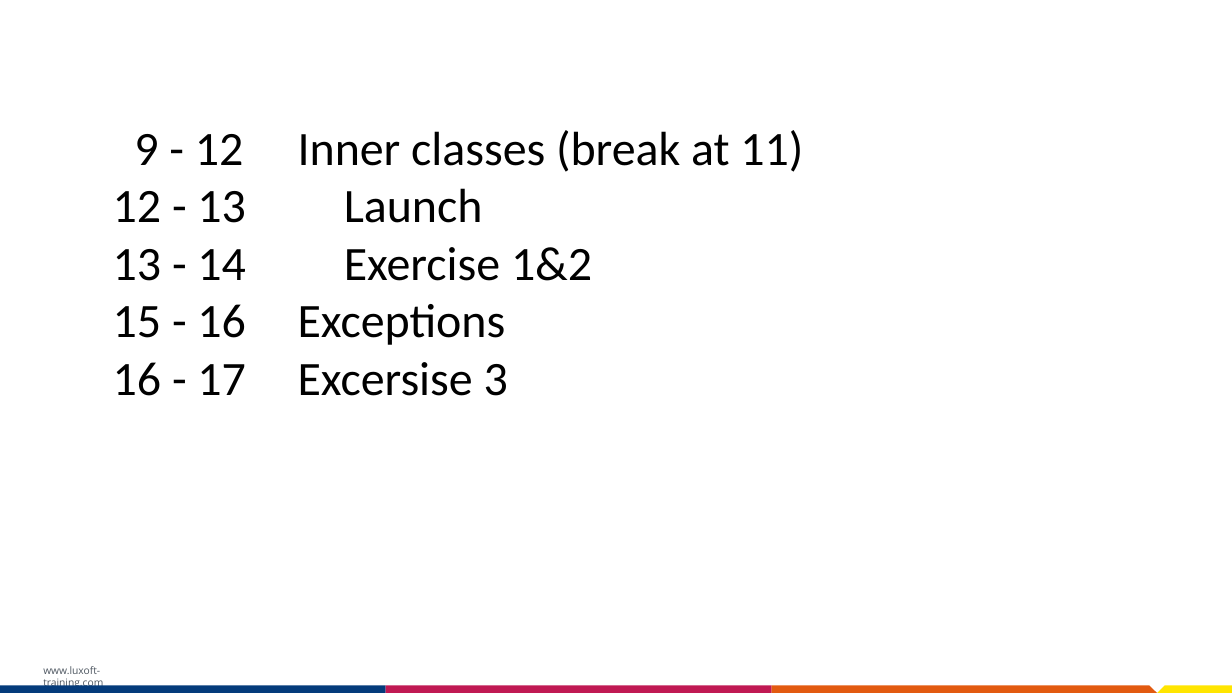
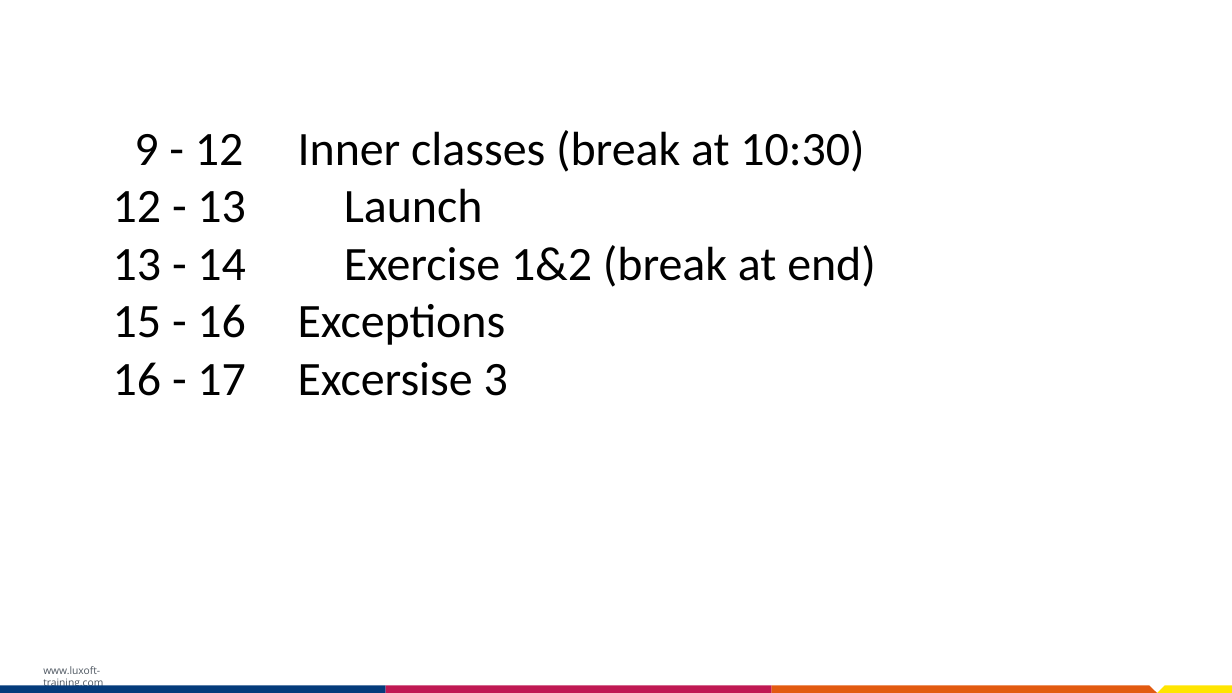
Before and after one commit to bederp/java7m3, a slide deck: slide 4 of resources/java7m3.pptx (slide 3 before the commit). Drawn at 1232x693 pixels with LibreOffice and Linux fonts; fonts in the diff are those of the drawing; background and template pictures are left out. Boxes give left, top, right and bottom in pixels: in the first picture for what was removed or moved away, otherwise in the second. Text is boxed around its words. In the diff, an @@ line names an element or a change of style, - is before the commit and + after.

Commit message:
Updated presentation

```diff
--- a/resources/java7m3.pptx
+++ b/resources/java7m3.pptx
@@ text at (134, 130, 864, 172): text changed @@
-9 - 12 Inner classes (break at 11)
+9 - 12 Inner classes (break at 10:30)
@@ text at (344, 245, 876, 287): text changed @@
-13 - 14 Exercise 1&2
+13 - 14 Exercise 1&2 (break at end)
```
Also in this commit, not shown: 3 slides added, 1 other file.
